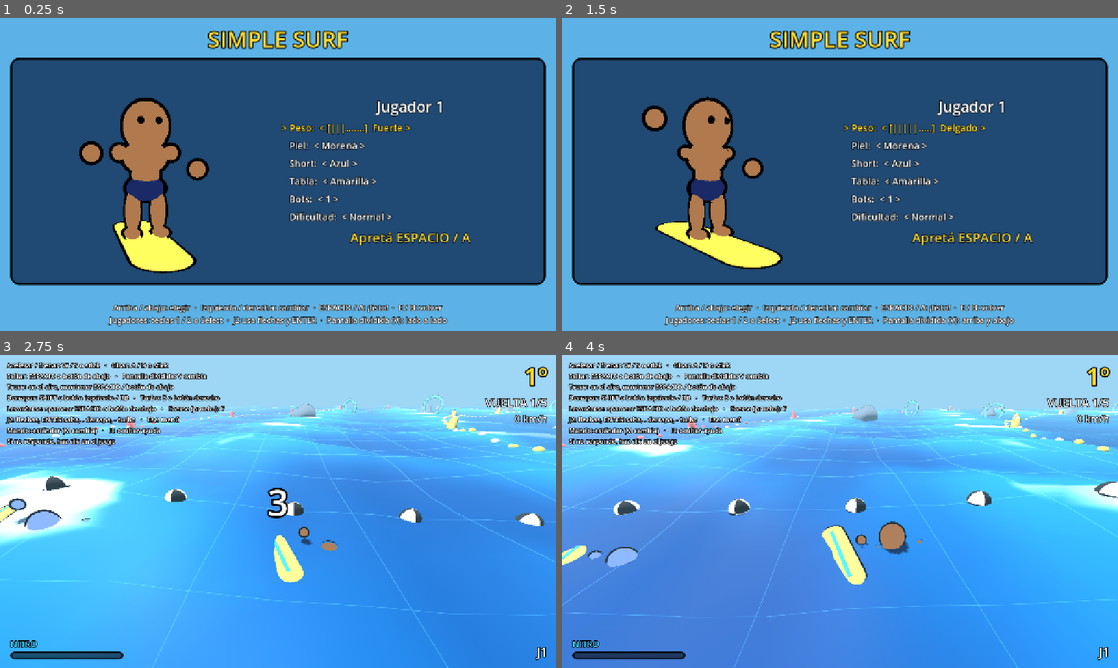
Above: before the commit, frames 1-4 (two rows, left to right).
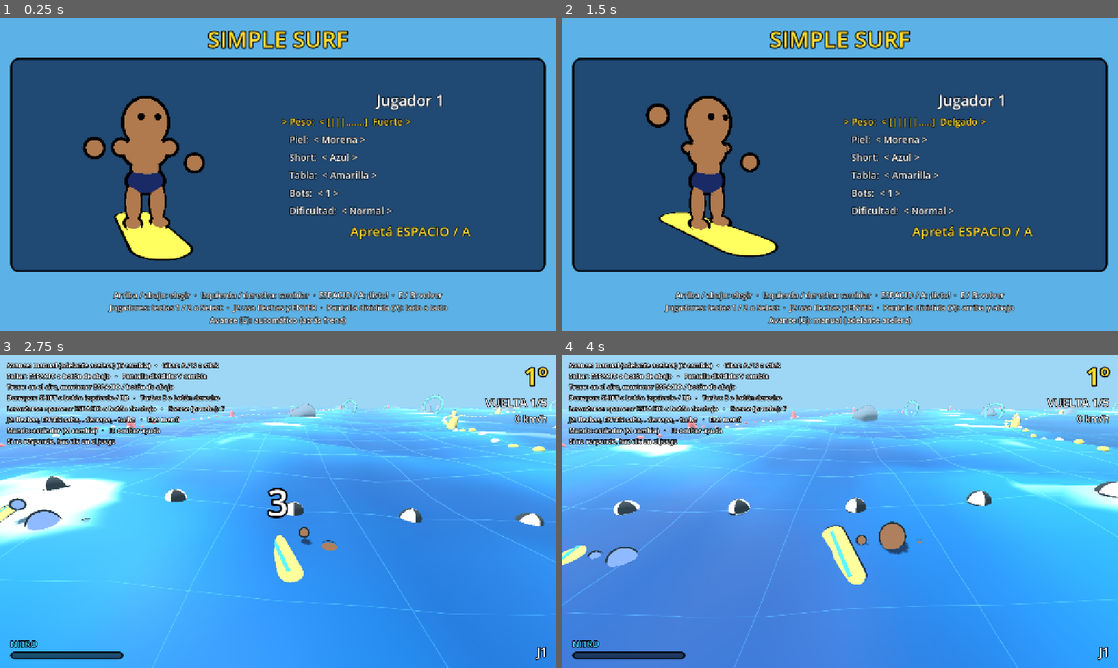
Above: after the commit, the same moments.

Repository: asimplesurfer/simplesurf
Game: Godot game, scene res://ui/menus/character_select.tscn
Two runs of this game, one before a commit and one after it. Both use one fixed random seed, a clock stepped at 60 frames per second and the inputs below.
Inputs (mouse positions are in pixels of both pictures, inside the frame that each line leads up to):
- Up to frame 1 (0.25 s): no input
- Up to frame 2 (1.5 s): tap Enter at 0.5 s; move the mouse to (962, 158) at 0.52 s; hold D (p1_right) 0.53-1.25 s; tap G at 0.6 s; click (962, 158) at 0.67 s; tap V at 0.8 s; drag from (728, 190) to (812, 237) at 1.27 s
- Up to frame 3 (2.75 s): move the mouse to (333, 442) at 2.02 s; hold D (p1_right) from 2.03 s (still down); hold Space (p1_a) from 2.03 s (still down); tap V at 2.3 s
- Up to frame 4 (4 s): release D (p1_right) at 2.75 s; release Space (p1_a) at 2.75 s; drag from (812, 574) to (673, 464) at 2.77 s; move the mouse to (1006, 558) at 3.52 s; hold A (p1_left) from 3.53 s (still down); tap Shift (p1_drift) at 3.6 s; tap V at 3.8 s

The runs differ from the first frame. In frame 1, 15% of the frame differs, in the area x 1-99%, y 24-99%; in frame 2, 16%; in frame 3, 0.6%; in frame 4, 0.6%.

Commit message:
Avance automático por defecto (stick atrás frena); G alterna con el manual
- Automático: el surfista avanza solo; tirar el stick claramente hacia atrás
  (o S) frena. Un poco de diagonal al girar no frena
- Manual: stick adelante (o W) acelera, como antes
- G alterna (menú y carrera) y se guarda; los bots no cambian
- Tests del modo automático; ayuda y guía actualizadas

Co-Authored-By: Claude Opus 5.5 <noreply@anthropic.com>
Claude-Session: https://claude.ai/code/session_0158oNfJa2g5qsqyuATh8Mjh

Diff:
--- a/core/controllers/player_controller.gd
+++ b/core/controllers/player_controller.gd
@@ -6,6 +6,7 @@
 
 signal pad_layout_changed(layout_name: String)
 signal jump_mode_changed(mode_name: String)
+signal forward_mode_changed(mode_name: String)
 
 const SETTINGS_PATH := "user://settings.cfg"
 
@@ -74,6 +75,9 @@
 		var key := event as InputEventKey
 		if key.pressed and not key.echo and key.physical_keycode == KEY_M:
 			toggle_pad_layout()
+		elif player_index == 0 and key.pressed and not key.echo and key.physical_keycode == KEY_G:
+			GameSettings.toggle_auto_forward()
+			forward_mode_changed.emit(GameSettings.forward_mode_name())
 	elif event is InputEventJoypadButton:
 		using_joypad = true
 	elif event is InputEventJoypadMotion and absf(event.axis_value) > 0.5:
@@ -83,7 +87,12 @@
 func get_input(_delta: float) -> RiderInput:
 	var input := RiderInput.new()
 	input.steer = Input.get_axis(_prefix + "left", _prefix + "right")
-	input.throttle = Input.get_axis(_prefix + "down", _prefix + "up")
+	if GameSettings.auto_forward:
+		# Avanza solo; tirar el stick claramente hacia atrás frena (un poco de
+		# diagonal al girar no frena).
+		input.throttle = -1.0 if Input.get_action_strength(_prefix + "down") > 0.5 else 1.0
+	else:
+		input.throttle = Input.get_axis(_prefix + "down", _prefix + "up")
 	input.trick = Input.is_action_pressed(_prefix + "a")
 	input.drift = Input.is_action_pressed(_prefix + "drift")
 	input.turbo = Input.is_action_pressed(_prefix + "b")
--- a/core/settings/game_settings.gd
+++ b/core/settings/game_settings.gd
@@ -14,6 +14,8 @@
 static var jump_mode: JumpMode = JumpMode.TAP
 ## Cuántas personas juegan (pantalla dividida). Se cambia con las teclas 1 / 2.
 static var player_count: int = 1
+## Avance: true = avanza solo (stick atrás frena); false = stick adelante para avanzar.
+static var auto_forward: bool = true
 ## Pantalla dividida: true = un jugador a cada lado; false = uno arriba del otro.
 static var split_vertical: bool = true
 ## Bots en la carrera (0 a 3) y su dificultad (0 Fácil, 1 Normal, 2 Difícil).
@@ -34,6 +36,7 @@
 	if cfg.load(PATH) == OK:
 		player_count = clampi(int(cfg.get_value("gameplay", "player_count", 1)), 1, 2)
 		split_vertical = bool(cfg.get_value("gameplay", "split_vertical", true))
+		auto_forward = bool(cfg.get_value("gameplay", "auto_forward", true))
 		bot_count = clampi(int(cfg.get_value("gameplay", "bot_count", 1)), 0, 3)
 		bot_level = clampi(int(cfg.get_value("gameplay", "bot_level", 1)), 0, 2)
 		for i in 2:
@@ -48,6 +51,7 @@
 	cfg.set_value("gameplay", "jump_mode", jump_mode)
 	cfg.set_value("gameplay", "player_count", player_count)
 	cfg.set_value("gameplay", "split_vertical", split_vertical)
+	cfg.set_value("gameplay", "auto_forward", auto_forward)
 	cfg.set_value("gameplay", "bot_count", bot_count)
 	cfg.set_value("gameplay", "bot_level", bot_level)
 	for i in characters:
@@ -69,3 +73,12 @@
 	if not characters.has(player_index):
 		characters[player_index] = CharacterData.default_for_player(player_index)
 	return characters[player_index]
+
+
+static func toggle_auto_forward() -> void:
+	auto_forward = not auto_forward
+	save_settings()
+
+
+static func forward_mode_name() -> String:
+	return "automático (atrás frena)" if auto_forward else "manual (adelante acelera)"
--- a/tests/run_tests.gd
+++ b/tests/run_tests.gd
@@ -29,6 +29,10 @@
 	GameSettings.load_settings()
 	GameSettings.player_count = 1
 	GameSettings.bot_count = 0
+	_check(GameSettings.auto_forward, "por defecto el avance es automático")
+	# Los tests de movimiento usan el modo manual (W acelera); el automático
+	# se prueba aparte.
+	GameSettings.auto_forward = false
 	_test_avatar()
 	await _test_menu()
 	_main = load("res://main.tscn").instantiate()
@@ -562,6 +566,18 @@
 	_set_action(&"p1_up", false)
 	await _wait(1.0)
 	_check(_rider.speed < 11.5, "al soltar W frena de a poco (velocidad %.1f)" % _rider.speed)
+
+	# Modo automático: avanza solo y atrás frena.
+	GameSettings.auto_forward = true
+	await _wait(2.5)
+	_check(_rider.speed > 12.0, "automático: avanza solo sin tocar nada (%.1f)" % _rider.speed)
+	_set_action(&"p1_down", true)
+	await _wait(1.5)
+	_check(_rider.speed < 3.0, "automático: atrás frena (%.1f)" % _rider.speed)
+	_set_action(&"p1_down", false)
+	await _wait(2.5)
+	_check(_rider.speed > 10.0, "automático: al soltar vuelve a avanzar (%.1f)" % _rider.speed)
+	GameSettings.auto_forward = false
 	_set_action(&"p1_up", true)
 	await _wait(1.5)
 
--- a/ui/hud/hud.gd
+++ b/ui/hud/hud.gd
@@ -77,6 +77,10 @@
 			show_message("Mando: " + layout_name, Color.WHITE)
 			_update_help()
 		)
+		pc.forward_mode_changed.connect(func(mode_name: String) -> void:
+			show_message("Avance: " + mode_name, Color.WHITE)
+			_update_help()
+		)
 		pc.jump_mode_changed.connect(func(mode_name: String) -> void:
 			show_message("Salto: " + mode_name, Color.WHITE)
 			_update_help()
@@ -194,7 +198,7 @@
 	if rider and rider.controller is PlayerController:
 		layout = (rider.controller as PlayerController).layout_name()
 	_help.text = (
-		"Acelerar / frenar: W / S o stick   ·   Girar: A / D o stick\n"
+		"Avance: %s (G cambia)   ·   Girar: A / D o stick\n" % GameSettings.forward_mode_name()
 		+ "Saltar: ESPACIO o botón de abajo   ·   Pantalla dividida: V cambia\n"
 		+ "Truco: en el aire, mantener ESPACIO / botón de abajo\n"
 		+ "Derrapar: SHIFT o botón izquierdo / RB   ·   Turbo: E o botón derecho\n"
--- a/ui/menus/character_select.gd
+++ b/ui/menus/character_select.gd
@@ -79,7 +79,8 @@
 	_footer.text = (
 		"Arriba / abajo: elegir  ·  Izquierda / derecha: cambiar  ·  ESPACIO / A: ¡listo!  ·  E / B: volver\n"
 		+ "Jugadores: teclas 1 / 2 o Select  ·  J2 usa flechas y ENTER  ·  "
-		+ "Pantalla dividida (V): %s" % ("lado a lado" if GameSettings.split_vertical else "arriba y abajo")
+		+ "Pantalla dividida (V): %s\n" % ("lado a lado" if GameSettings.split_vertical else "arriba y abajo")
+		+ "Avance (G): %s" % GameSettings.forward_mode_name()
 	)
 	_refresh_all()
 
@@ -262,6 +263,10 @@
 			GameSettings.split_vertical = not GameSettings.split_vertical
 			_build()
 			return
+		if key.physical_keycode == KEY_G:
+			GameSettings.toggle_auto_forward()
+			_build()
+			return
 	for p in _panels:
 		var prefix := InputSetup.prefix(p.player)
 		if event.is_action_pressed(prefix + "a"):
Not shown, changed: COMO_PROBAR.md
